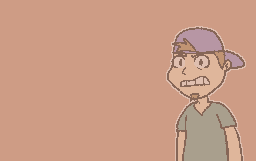
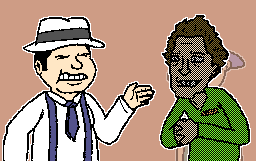
Layers edited between the first and the second (256, 161) image:
added layer "skump3" above "skump2" over box(2, 14, 251, 161)
added layer "skump2" above "skump1" over box(2, 14, 251, 161)
